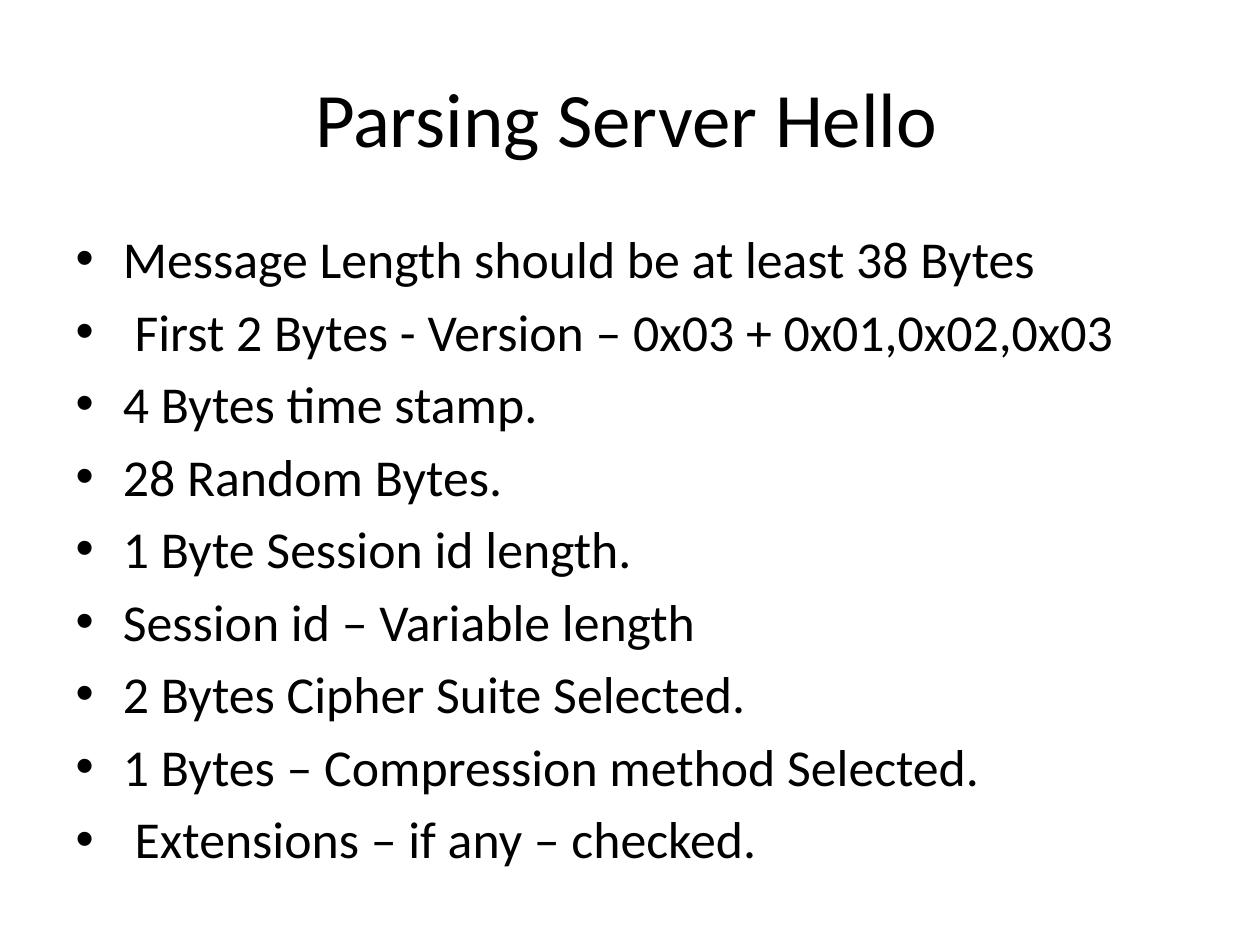
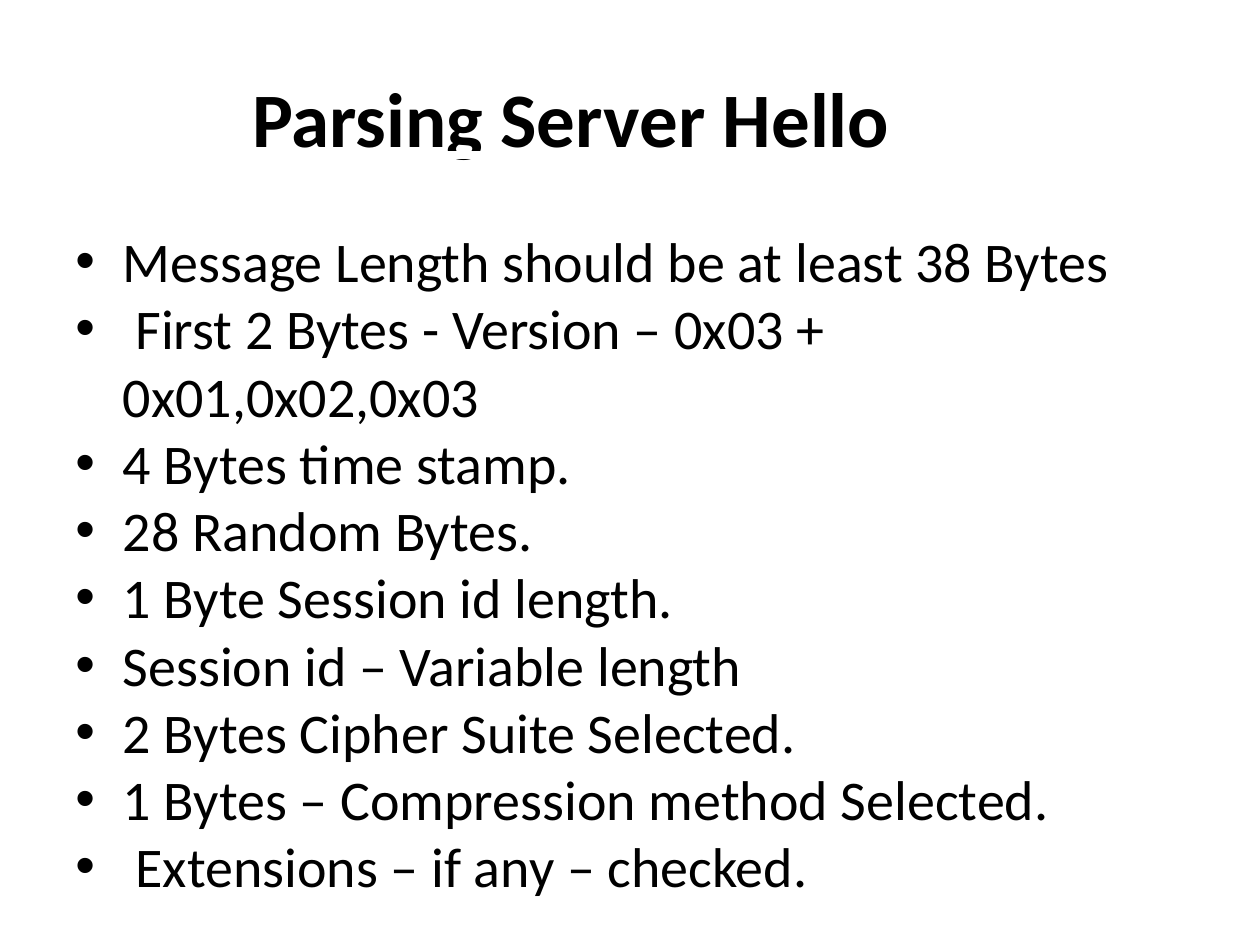
Before and after one commit to bayotop/tls-parser, a slide deck: slide 7 of parser-presentation.pptx (slide 6 before the commit). Drawn at 1260x945 pixels with LibreOffice and Linux fonts; fonts in the diff are those of the drawing. Boxes give left, top, right and bottom in pixels: in the first picture for what was removed or moved away, otherwise in the second. Text is boxed around its words. In the diff, an @@ line names an element or a change of style, - is before the commit and + after.

```diff
--- a/parser-presentation.pptx
+++ b/parser-presentation.pptx
@@ text "Parsing Server Hello" at <box>252,93,889,160</box>: bold on, underline on @@
@@ text "Message Length should be at ..." at <box>123,243,1108,829</box>: size 29.6 to 32 pt; indent changed; less space between paragraphs @@
```
Also in this commit, not shown: 8 other slides changed, 4 slides added.
